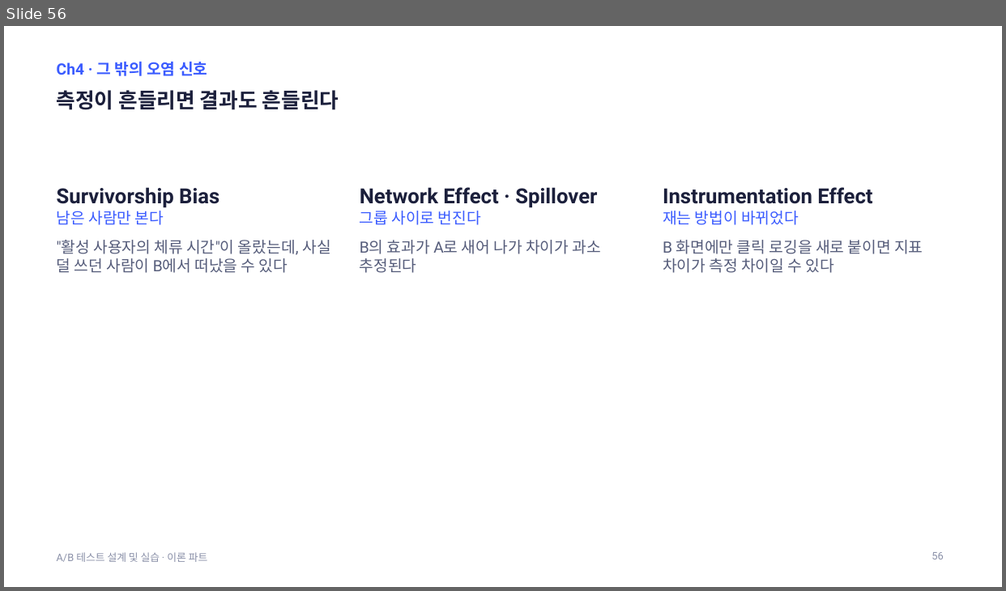
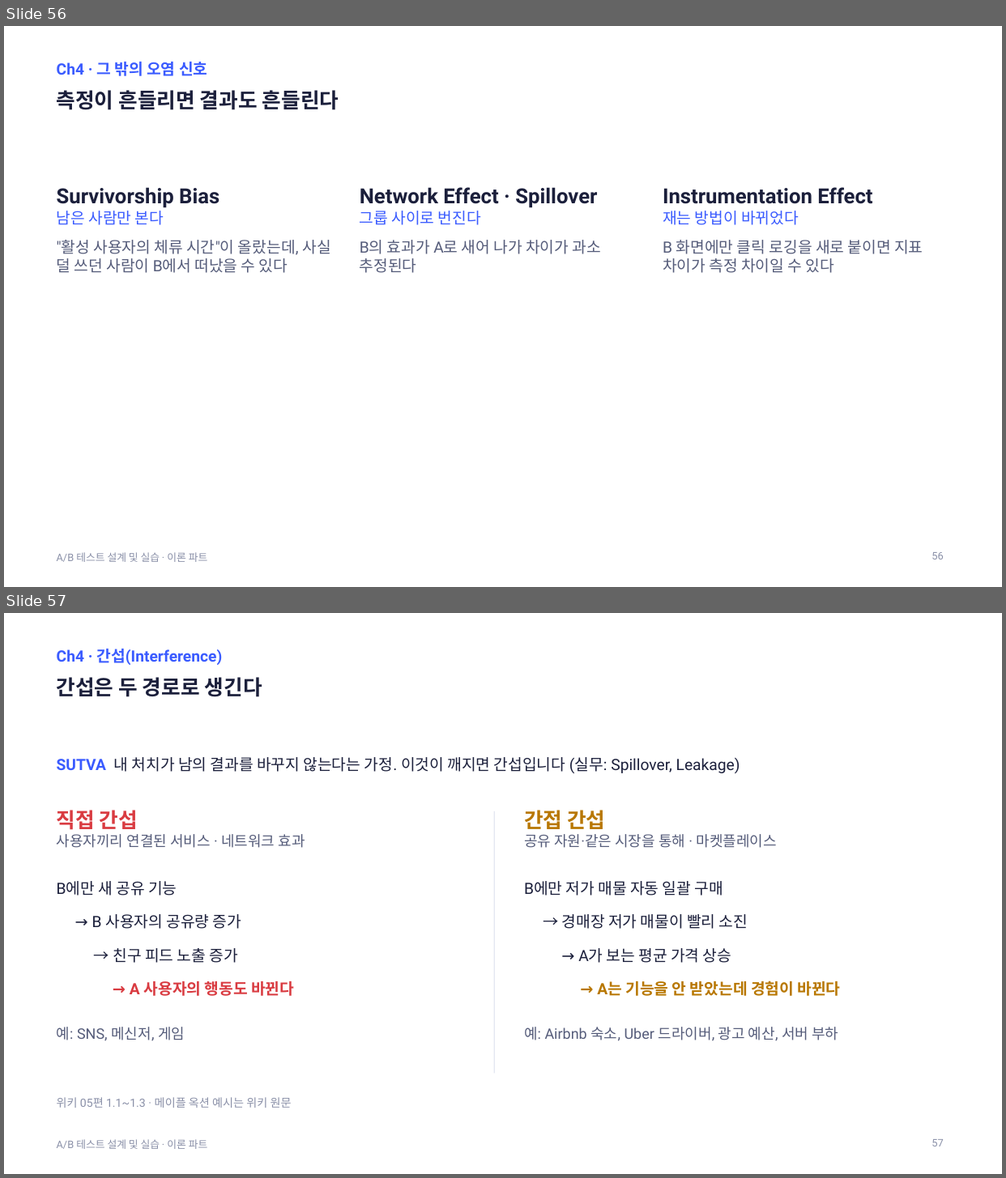
Before and after one commit to kkamret/quickmart-lab-rats, a slide deck: docs/lecture/ab-testing-theory.pptx. Shown one above the other, each under a label of ours: slide 56 before the commit, slides 56 and 57 after it. The pictures are 1006x591 and 1006x1178 pixels, drawn with LibreOffice and Linux fonts; fonts in the diff are those of the drawing. Boxes give left, top, right and bottom in pixels: in the first picture for what was removed or moved away, otherwise in the second. Text is boxed around its words. In the diff, an @@ line names an element or a change of style, - is before the commit and + after.

Commit message:
docs: 이론 PPT에 간섭 연재 반영
- Ch4에 간섭의 두 경로, 간섭의 영향, 간섭을 줄이는 설계 슬라이드 추가
- 고급 설계 표에서 간섭 대응 설계 행을 정리
- 실험 플랫폼 위키 참조를 07편으로 수정하고 가이드 기록 갱신

Refs #10

```diff
--- a/docs/lecture/ab-testing-theory.pptx
+++ b/docs/lecture/ab-testing-theory.pptx
@@ slide 57 added at box(4, 613, 1002, 1174), background #FFFFFF; not listed: 1 template element that a slide beside it also shows @@
@@ text added at box(57, 649, 222, 665), 15 pt, text #3A5BFF, bold @@
+Ch4 · 간섭(Interference)
@@ title added at box(57, 677, 262, 697), 20 pt, text #1B1F3B, bold @@
+간섭은 두 경로로 생긴다
@@ text added at box(57, 757, 740, 773), 15 pt, text #1B1F3B @@
+SUTVA 내 처치가 남의 결과를 바꾸지 않는다는 가정. 이것이 깨지면 간섭입니다 (실무: Spillover, Leakage)
@@ text added at box(57, 810, 305, 848), 14 pt, text #555C7A @@
+직접 간섭
+사용자끼리 연결된 서비스 · 네트워크 효과
@@ line added from (494, 811) to (494, 1073), #E3E7F1 1 pt @@
@@ text added at box(524, 810, 777, 848), 14 pt, text #555C7A @@
+간접 간섭
+공유 자원·같은 시장을 통해 · 마켓플레이스
@@ text added at box(57, 881, 177, 896), 15 pt, text #1B1F3B @@
+B에만 새 공유 기능
@@ text added at box(524, 881, 723, 896), 15 pt, text #1B1F3B @@
+B에만 저가 매물 자동 일괄 구매
@@ text added at box(92, 914, 241, 929), 15 pt, text #1B1F3B @@
+→ B 사용자의 공유량 증가
@@ text added at box(562, 914, 748, 929), 15 pt, text #1B1F3B @@
+→ 경매장 저가 매물이 빨리 소진
@@ text added at box(113, 948, 237, 963), 15 pt, text #1B1F3B @@
+→ 친구 피드 노출 증가
@@ text added at box(607, 948, 731, 963), 15 pt, text #1B1F3B @@
+→ A가 보는 평균 가격 상승
@@ text added at box(130, 982, 294, 996), 15 pt, text #D93B41, bold @@
+→ A 사용자의 행동도 바뀐다
@@ text added at box(625, 981, 841, 996), 15 pt, text #B87700, bold @@
+→ A는 기능을 안 받았는데 경험이 바뀐다
@@ text added at box(57, 1027, 185, 1041), 14 pt, text #555C7A @@
+예: SNS, 메신저, 게임
@@ text added at box(524, 1027, 838, 1041), 14 pt, text #555C7A @@
+예: Airbnb 숙소, Uber 드라이버, 광고 예산, 서버 부하
@@ text added at box(57, 1097, 292, 1108), 11 pt, text #8A90A8 @@
+위키 05편 1.1~1.3 · 메이플 옥션 예시는 위키 원문
@@ page number added at box(931, 1139, 943, 1147), 10 pt, text #8A90A8 @@
+57
```
Also in this commit, not shown: 6 slides changed, 2 other slides added, 1 other file.
